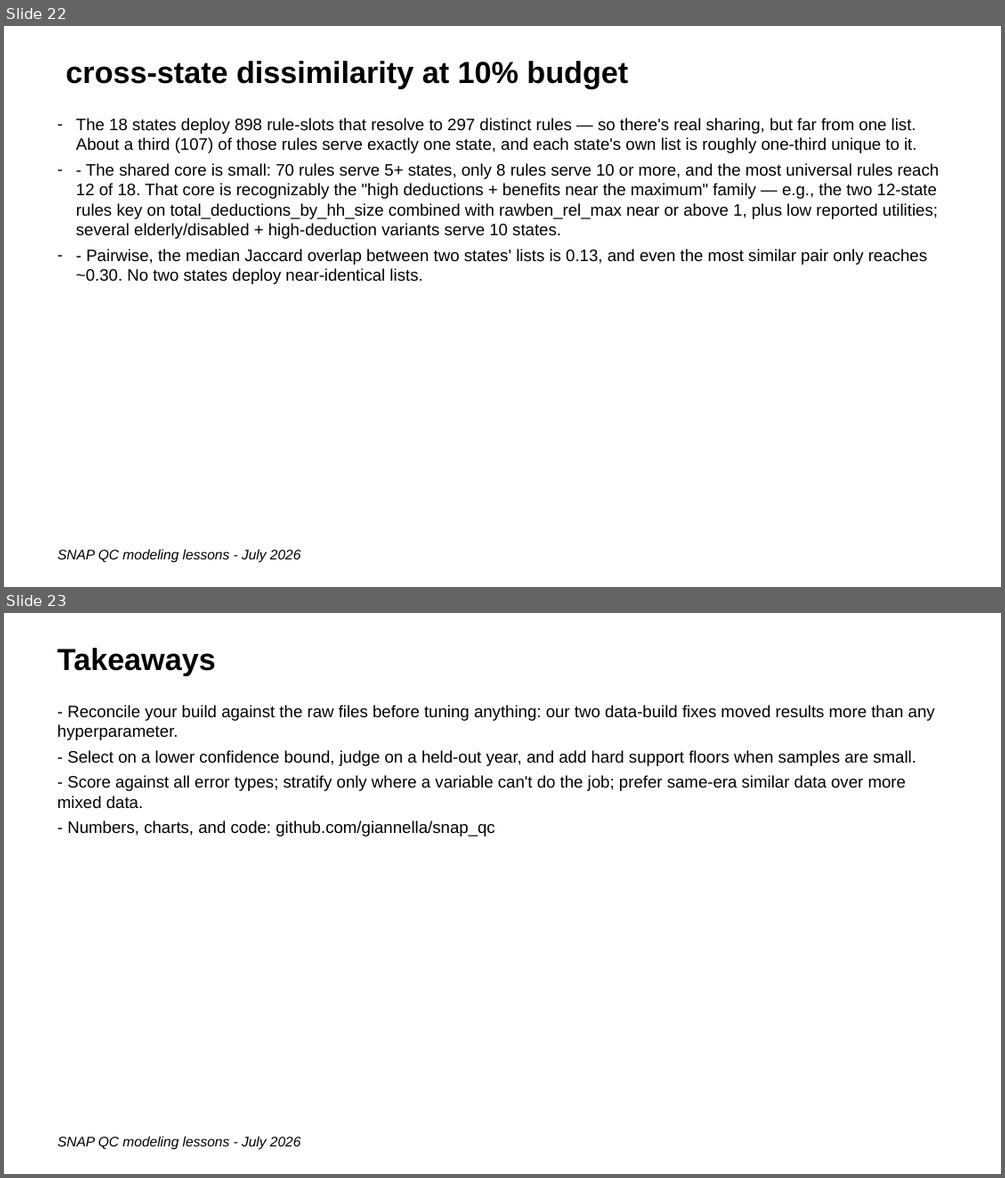
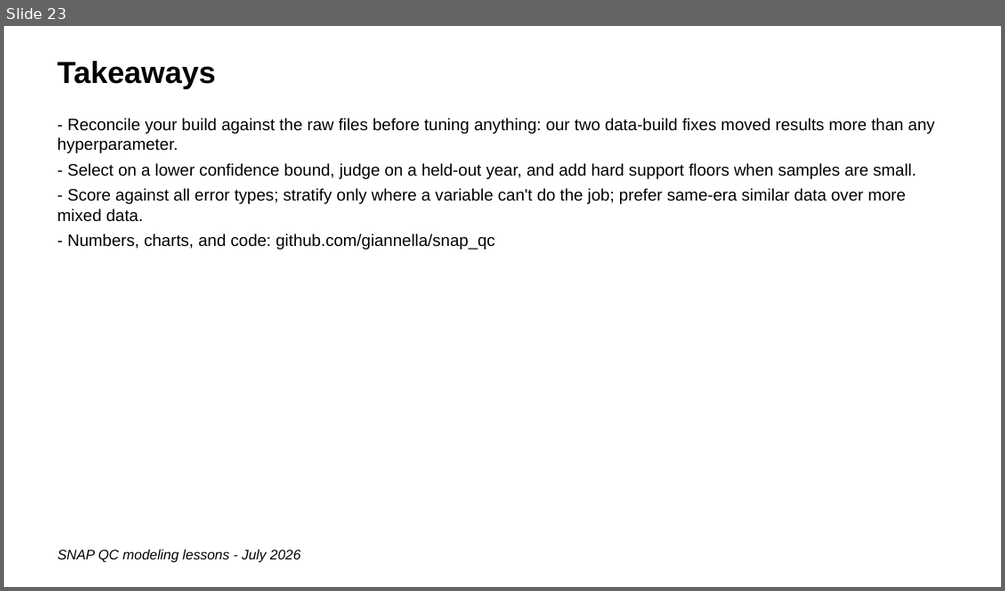
Before and after one commit to giannella/snap_qc, a slide deck: lessons_getting_more_signal_from_snap_qc_data.pptx. Shown one above the other, each under a label of ours: slides 22 and 23 before the commit, slide 23 after it. The pictures are 1005x1178 and 1005x591 pixels, drawn with LibreOffice and Linux fonts; fonts in the diff are those of the drawing. Boxes give left, top, right and bottom in pixels: in the first picture for what was removed or moved away, otherwise in the second. Text is boxed around its words. In the diff, an @@ line names an element or a change of style, - is before the commit and + after.

```diff
--- a/lessons_getting_more_signal_from_snap_qc_data.pptx
+++ b/lessons_getting_more_signal_from_snap_qc_data.pptx
@@ slide 22 removed at bbox=[4, 26, 1001, 587], background #FFFFFF @@
@@ text removed at bbox=[65, 61, 628, 88] @@
-cross-state dissimilarity at 10% budget
@@ text removed at bbox=[76, 118, 939, 284] @@
-– The 18 states deploy 898 rule-slots that resolve to 297 distinct rules — so there's real sharing, but far from one list. About a third (107) of those rules serve exactly one state, and each state's own list is roughly one-third unique to it.
-– - The shared core is small: 70 rules serve 5+ states, only 8 rules serve 10 or more, and the most universal rules reach 12 of 18. That core is recognizably the "high deductions + benefits near the maximum" family — e.g., the two 12-state rules key on total_deductions_by_hh_size combined with rawben_rel_max near or above 1, plus low reported utilities; several elderly/disabled + high-deduction variants serve 10 states.
-– - Pairwise, the median Jaccard overlap between two states' lists is 0.13, and even the most similar pair only reaches ~0.30. No two states deploy near-identical lists.
@@ text removed at bbox=[57, 548, 301, 563] @@
-SNAP QC modeling lessons - July 2026
```
Also in this commit, not shown: 1 slide changed, 1 slide added, 4 other files.
